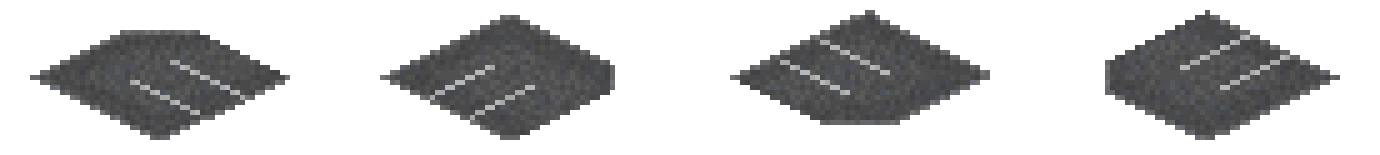
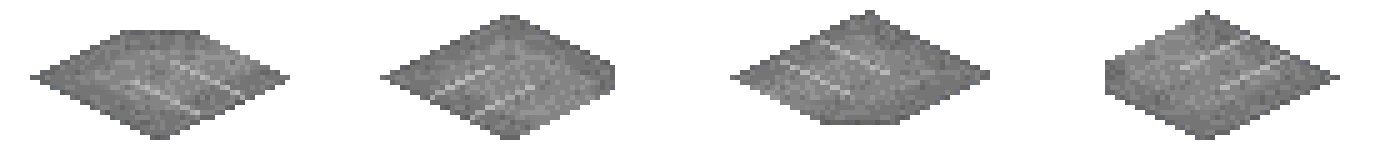
Before/after of a 1380x155 layered artwork. What changed in the layer stack:
added layer "AUZ" above "ISR" over (40, 15, 1330, 135)
hid "Asphalt" over (40, 15, 1330, 135)
